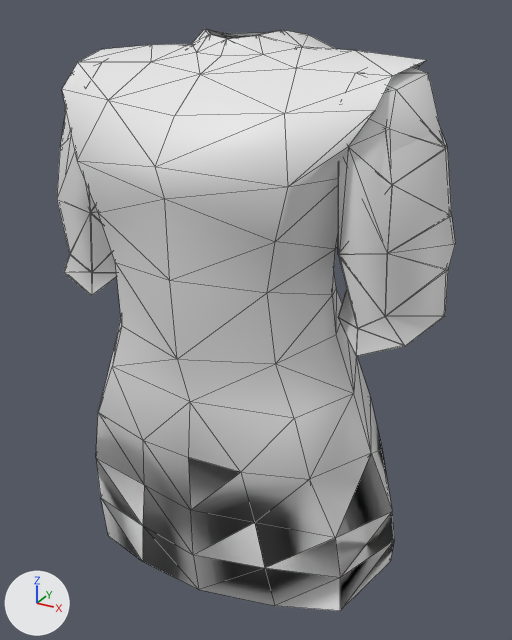
Two versions of the glTF model assets/third_party/wildfire_garments/field_issues.glb, one commit apart.
Camera for both pictures: a 50 mm camera at (0.558, -0.936, 1.515) aimed at (0.006, 0.067, 1.013). Every picture has the same lights, and +X, +Y and +Z are marked at lower left. The older version comes first. Mesh edges are drawn as thin lines. Vertices at exactly the same position are counted once.

The first picture shows 'ArcherIssue', 'GuardIssue', 'RegularIssue'.
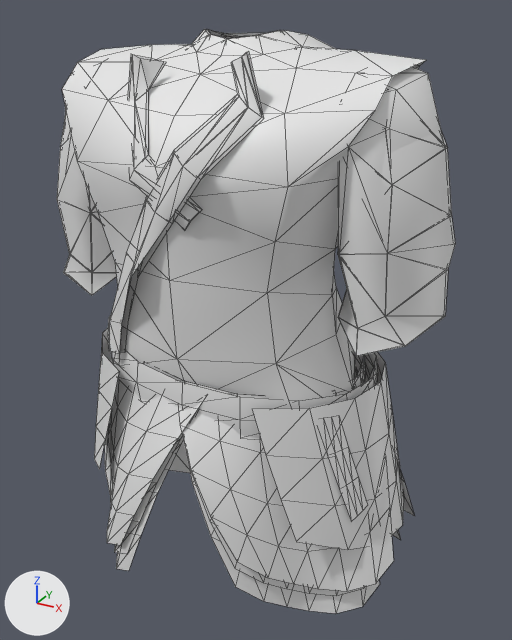
Changed parts and their boxes (x1, y1, x2, y2) in the pictures (512 x 640 px):
'GuardIssue', reshaped
    before: (62, 29, 441, 611)
    after: (62, 29, 441, 591)
'RegularIssue', reshaped
    before: (206, 30, 455, 356)
    after: (108, 30, 455, 614)
'ArcherIssue', reshaped (mostly hidden)
    before: (57, 29, 389, 356)
    after: (57, 29, 389, 596)
part 1 of me_regularissue, added (mostly hidden)
    after: (191, 355, 366, 395)
part 2 of me_regularissue, added (mostly hidden)
    after: (169, 356, 400, 540)
part 3 of me_regularissue, added
    after: (116, 436, 183, 571)
part 4 of me_regularissue, added (mostly hidden)
    after: (187, 371, 380, 614)
part 5 of me_regularissue, added
    after: (108, 53, 261, 354)
part 6 of me_regularissue, added
    after: (129, 55, 199, 230)
part 7 of me_guardissue, added
    after: (108, 315, 378, 439)
part 8 of me_guardissue, added (mostly hidden)
    after: (364, 355, 414, 516)
part 9 of me_guardissue, added
    after: (104, 379, 202, 545)
part 10 of me_guardissue, added
    after: (178, 373, 394, 591)
part 11 of me_guardissue, added
    after: (94, 328, 119, 469)
part 12 of me_guardissue, added
    after: (252, 352, 404, 550)
part 13 of me_guardissue, added
    after: (326, 422, 368, 522)
part 14 of me_guardissue, built on
    before: (96, 326, 394, 611)
    after: (113, 326, 355, 409)
part 15 of me_archerissue, added (mostly hidden)
    after: (187, 355, 364, 398)
part 16 of me_archerissue, added (mostly hidden)
    after: (114, 434, 182, 554)
part 17 of me_archerissue, added (mostly hidden)
    after: (191, 380, 365, 596)
part 18 of me_archerissue, added
    after: (119, 51, 263, 353)
part 19 of me_archerissue, added
    after: (127, 54, 202, 229)

What changed in the scene script:
```text
Change me_regularissue:
    used by ob_regularissue; location = (0.0, 0.0, 0.0)
    remove me_regularissue.from_pydata(...)  # 190 vertices, 354 faces; spans x -0.346..0.346, y -0.175..0.204, z 0.531..1.486
    add me_regularissue.from_pydata(...)  # 371 vertices, 554 faces; spans x -0.346..0.346, y -0.203..0.299, z 0.501..1.486
    me_regularissue part 1: a new loose piece of 51 vertices spanning x -0.229..0.229, y -0.152..0.176, z 0.911..1.022
    me_regularissue part 2: a new loose piece of 50 vertices spanning x -0.305..0.287, y -0.006..0.299, z 0.501..0.98
    me_regularissue part 3: a new loose piece of 35 vertices spanning x -0.304..0.037, y -0.19..0.03, z 0.536..0.98
    me_regularissue part 4: a new loose piece of 35 vertices spanning x -0.022..0.296, y -0.188..0.039, z 0.579..0.98
    me_regularissue part 5: a new loose piece of 21 vertices spanning x -0.172..0.114, y -0.203..-0.058, z 1.0..1.465
    me_regularissue part 6: 12 vertices added at x -0.107..0.052, y -0.194..-0.082, z 1.242..1.457
    other edits to the shape of me_regularissue do not show in these pictures
Change me_guardissue:
    used by ob_guardissue; location = (0.0, 0.0, 0.0)
    remove me_guardissue.from_pydata(...)  # 224 vertices, 402 faces; spans x -0.339..0.339, y -0.191..0.271, z 0.539..1.486
    add me_guardissue.from_pydata(...)  # 412 vertices, 602 faces; spans x -0.339..0.339, y -0.197..0.309, z 0.561..1.486
    me_guardissue part 7: a new loose piece of 51 vertices spanning x -0.25..0.25, y -0.159..0.186, z 0.911..1.022
    me_guardissue part 8: a new loose piece of 50 vertices spanning x -0.326..0.307, y -0.005..0.309, z 0.561..0.98
    me_guardissue part 9: a new loose piece of 35 vertices spanning x -0.325..0.041, y -0.197..0.033, z 0.596..0.98
    me_guardissue part 10: a new loose piece of 35 vertices spanning x -0.024..0.316, y -0.194..0.042, z 0.639..0.98
    me_guardissue part 11: a new loose piece of 32 vertices spanning x -0.305..-0.034, y -0.155..0.267, z 0.694..0.982
    me_guardissue part 12: a new loose piece of 32 vertices spanning x 0.034..0.305, y -0.155..0.267, z 0.694..0.982
    me_guardissue part 13: a new loose piece of 16 vertices spanning x 0.2..0.275, y -0.105..-0.057, z 0.782..0.961
    me_guardissue part 14: 81 vertices removed from x -0.299..0.299, y -0.147..0.271, z 0.539..0.96; 18 vertices added at x -0.231..0.231, y -0.142..0.158, z 0.968
Change me_archerissue:
    used by ob_archerissue; location = (0.0, 0.0, 0.0)
    remove me_archerissue.from_pydata(...)  # 205 vertices, 378 faces; spans x -0.35..0.344, y -0.171..0.244, z 0.638..1.486
    add me_archerissue.from_pydata(...)  # 371 vertices, 554 faces; spans x -0.35..0.344, y -0.199..0.3, z 0.549..1.486
    me_archerissue part 15: a new loose piece of 51 vertices spanning x -0.229..0.229, y -0.153..0.177, z 0.911..1.022
    me_archerissue part 16: a new loose piece of 35 vertices spanning x -0.304..0.037, y -0.191..0.03, z 0.576..0.98
    me_archerissue part 17: a new loose piece of 35 vertices spanning x -0.022..0.296, y -0.188..0.039, z 0.619..0.98
    me_archerissue part 18: a new loose piece of 21 vertices spanning x -0.176..0.117, y -0.199..-0.048, z 1.0..1.466
    me_archerissue part 19: 12 vertices added at x -0.11..0.055, y -0.19..-0.08, z 1.24..1.458
    other edits to the shape of me_archerissue do not show in these pictures
```
